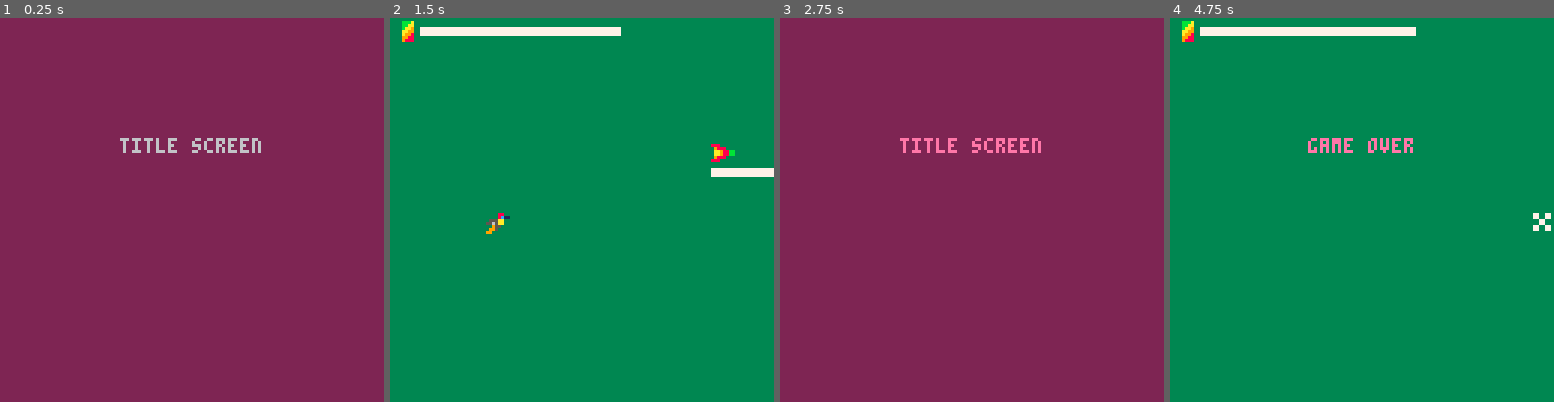
Above: before the commit, frames 1-4 (left to right).
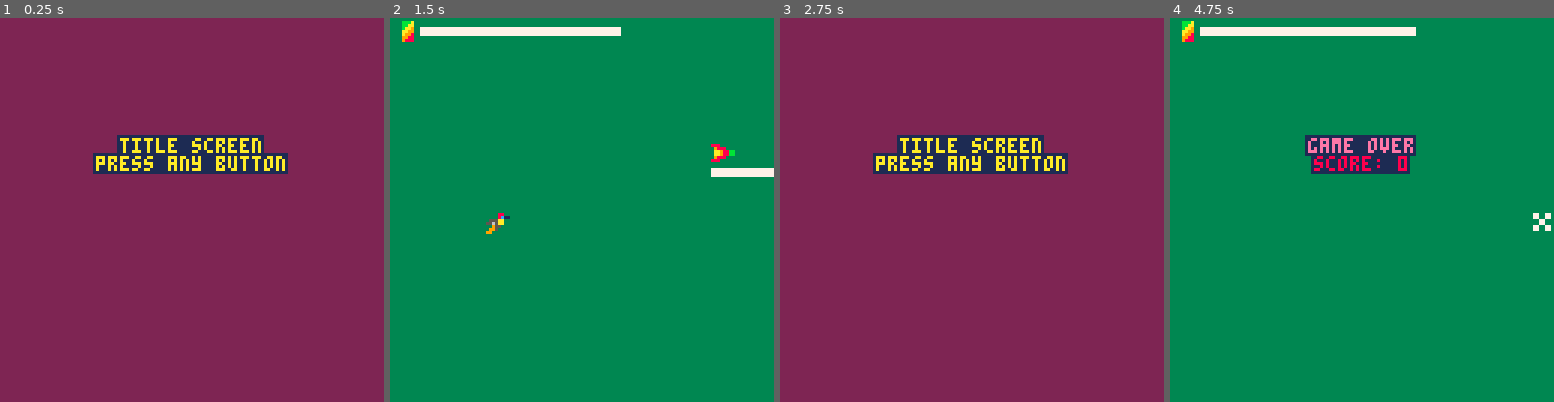
Above: after the commit, the same moments.

Repository: Cuttleshock/PICO-8-projects
Game: PICO-8 cartridge humm.p8
Same seed, same stepped clock (60 frames per second), same inputs: the game is played once before the commit and once after it.
Inputs:
- Up to frame 1 (0.25 s): no input
- Up to frame 2 (1.5 s): tap X (X key) at 0.33, 1.07 s; tap O (Z key) at 0.7 s
- Up to frame 3 (2.75 s): hold Right 1.6-2.1 s; tap O (Z key) at 1.7, 2.1, 2.5 s; tap X (X key) at 1.85 s; hold Up 2.15-2.42 s; hold Right from 2.47 s (still down)
- Up to frame 4 (4.75 s): tap O (Z key) every 0.4 s from 2.9 to 4.5 s; tap X (X key) at 2.97, 4.08 s; release Right at 3.03 s; hold Left 3.08-3.58 s; hold Down 3.63-3.97 s; hold Right 4.02-4.68 s; hold Up from 4.73 s (still down)

The runs differ from the first frame. In frame 1, 4.6% of the frame differs, in the area x 24-75%, y 30-41%; in frame 2, nothing differs; in frame 3, 4.6%; in frame 4, 2.3%.

Commit message:
Add _score. It's a game!

Diff:
--- a/humm.p8
+++ b/humm.p8
@@ -49,6 +49,7 @@
 -- state
 nextspawn = 0
 _time = 0
+_score = 0
 _fsm = 'title' --game,gmover...
 _sgtype = nil
 _sgparms = nil
@@ -363,8 +364,10 @@
 	elseif _sgtype=='start' then
 		pc = humm(_sgparms.humm)
 		_fsm = 'game'
+		_score = 0
 		_time = 0
 	elseif _sgtype=='gmover' then
+		_score += flr(_time*3000)
 		_fsm = 'gmover'
 	end
 	_sgtype,_sgparms=nil,nil
@@ -394,19 +397,29 @@
 			n:update()
 		end
 		updatenpcs()
+		_time += eps
 	elseif _fsm == 'gmover' then
 		if btnp(🅾️) or btnp(❎) then
 			signal('reset')
 		end
 	end
-	_time += eps
 	popsignal()
 end
 
 function _draw()
 	if _fsm == 'title' then
 		cls(2)
-		print('title screen',40,40)
+		print(
+		 '\#1title screen',
+		 40,
+		 40,
+		 10
+		)
+		print(
+		 '\#1press any button',
+		 32,
+		 46
+		)
 	elseif _fsm == 'game' then
 		cls(3)
 		pc:draw()
@@ -419,7 +432,18 @@
 		for n in all(npcs) do
 			n:draw()
 		end
-		print('game over',46,40,14)
+		print(
+		 '\#1game over',
+		 46,
+		 40,
+		 14
+		)
+		print(
+		 '\#1score: '.._score,
+		 50-2*#tostr(_score),
+		 46,
+		 8
+		)
 	end
 	_d_pop()
 end
